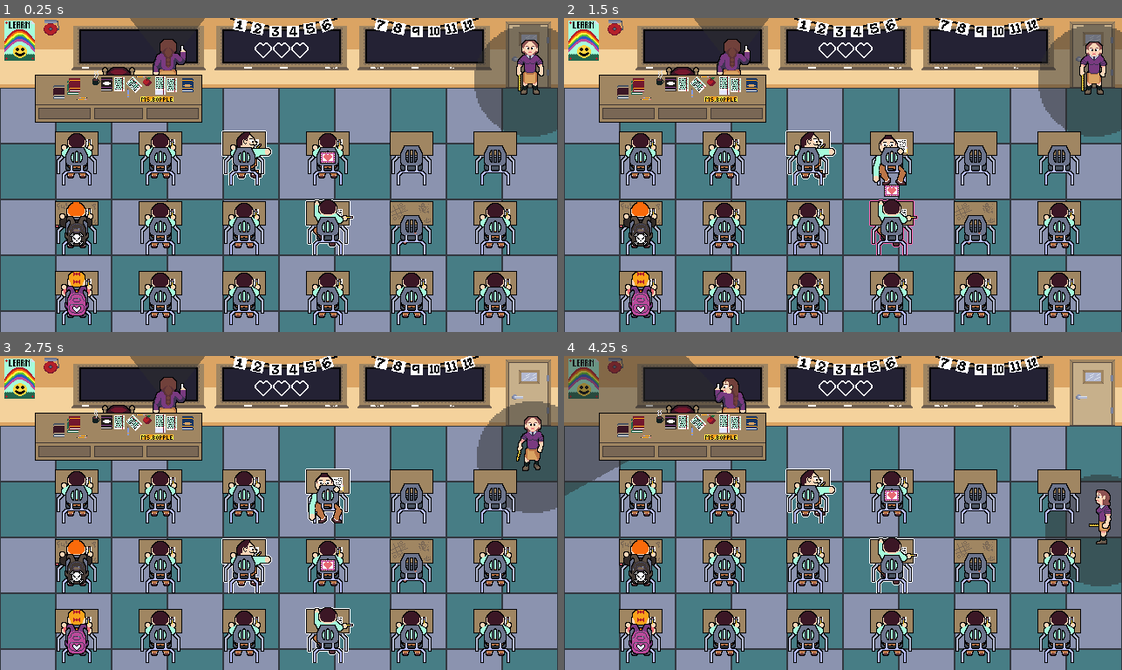
Above: before the commit, frames 1-4 (two rows, left to right).
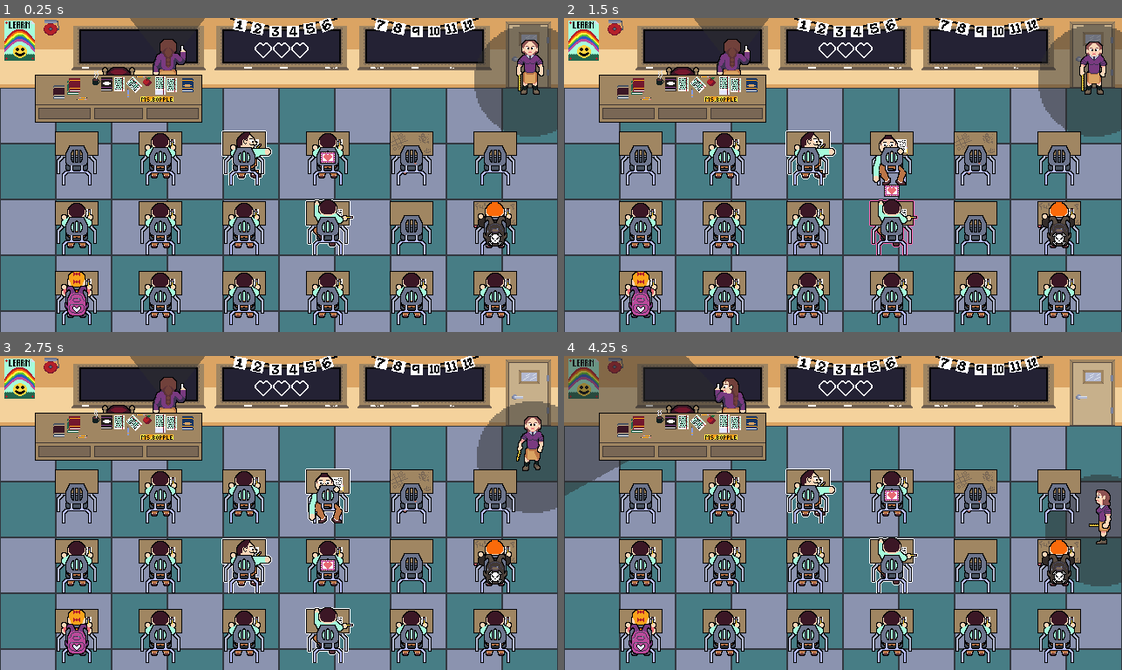
Above: after the commit, the same moments.

Repository: RacBrosGaming/Love-Note
Game: Godot game, scene res://Levels/class_room.tscn
Same seed, same stepped clock (60 frames per second), same inputs: the game is played once before the commit and once after it. The engine's default icon, where the game draws it, is replaced by a stand-in: a white triangle on a blue panel in a dark square.
Inputs (mouse positions are in pixels of both pictures, inside the frame that each line leads up to):
- Up to frame 1 (0.25 s): no input
- Up to frame 2 (1.5 s): move the mouse to (642, 156) at 0.52 s; hold Right (right) 0.53-1.28 s; hold Space (select) 0.53-1.28 s; click (642, 156) at 0.67 s; move the mouse to (642, 228) at 1.27 s; hold Down (down) from 1.28 s (still down); tap Space (select) at 1.35 s; click (642, 228) at 1.42 s
- Up to frame 3 (2.75 s): move the mouse to (161, 494) at 2.02 s; release Down (down) at 2.03 s; hold Right (right) from 2.03 s (still down); hold Space (select) from 2.03 s (still down); click (161, 494) at 2.17 s
- Up to frame 4 (4.25 s): move the mouse to (725, 566) at 2.77 s; release Right (right) at 2.78 s; release Space (select) at 2.78 s; hold Up (up) 2.78-3.53 s; tap Space (select) at 2.85 s; click (725, 566) at 2.92 s; move the mouse to (725, 635) at 3.52 s; hold Left (left) from 3.53 s (still down); hold Space (select) from 3.53 s (still down); click (725, 635) at 3.67 s

The runs differ from the first frame. In frame 1, 1.6% of the frame differs, in the area x 9-93%, y 36-73%; in frame 2, 1.6%; in frame 3, 1.5%; in frame 4, 1.6%.

Commit message:
making it so a bully always spawns

Diff:
--- a/Scenes/grid.gd
+++ b/Scenes/grid.gd
@@ -14,7 +14,6 @@
 
 @onready var desk_scenes := [
 	DESK_SCENE,
-	DESK_BULLY_SCENE,
 	EMPTY_DESK_SCENE
 ]
 
@@ -27,8 +26,6 @@
 var note: Note
 var start_position: Vector2i
 var end_position: Vector2i
-var bully_count := 0
-var total_bullies_allowed := 1
 
 func _ready() -> void:
 	setup_grids()
@@ -38,6 +35,7 @@
 		spawn_note_destination()
 		while find_goal_path().is_empty():
 			reroll_empty_desks()
+		add_builly_desk()
 		var desk := desks.get_cell_scene(end_position) as Desk
 		if is_instance_valid(desk):
 			desk.goal = true
@@ -152,6 +150,19 @@
 	for empty_cell in empty_cells:
 		add_desk_to_grid(get_random_desk(), empty_cell)
 
+func add_builly_desk() -> void:
+	var desk_cells: Array[Vector2i]
+	for i in desk_count.x:
+		for j in desk_count.y:
+			var cell := Vector2i(i, j)
+			var tile := desks.get_cell_scene(cell)
+			if tile is Desk:
+				desk_cells.append(cell)
+	desk_cells.erase(end_position)
+	desk_cells.erase(start_position)
+	var desk_cell := desk_cells[randi_range(0, desk_cells.size() - 1)]
+	add_desk_to_grid(DESK_BULLY_SCENE, desk_cell)
+
 func add_desk_to_grid(desk_scene: PackedScene, desk_position: Vector2i) -> void:
 	var desk := desk_scene.instantiate() as Node2D
 	desks.set_cell_scene(desk_position, desk)
@@ -162,8 +173,4 @@
 	var i: int = randi_range(0, desk_scenes.size() - 1)
 	var desk: PackedScene
 	desk = desk_scenes[i]
-	if desk == DESK_BULLY_SCENE:
-		bully_count += 1
-	if bully_count >= total_bullies_allowed:
-		desk_scenes.erase(DESK_BULLY_SCENE)
 	return desk
